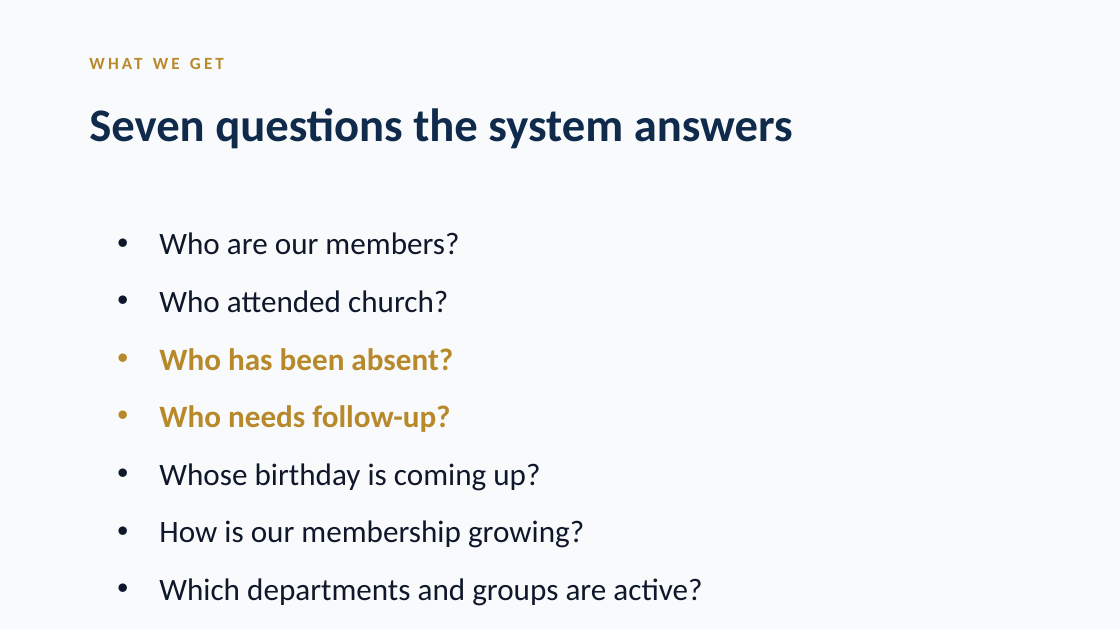
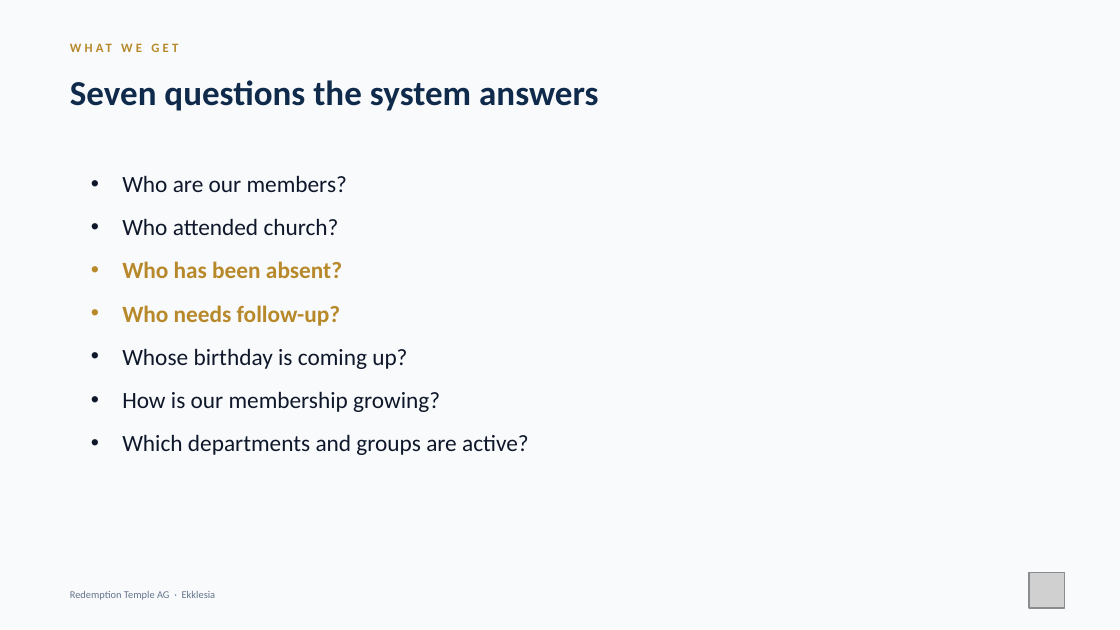
Before and after one commit to nhanhayhaw/ChurchCONNECT, a slide deck: slide 4 of docs/ChurchConnect-Leadership-Presentation.pptx. Drawn at 1120x630 pixels with LibreOffice and Linux fonts; fonts in the diff are those of the drawing; grey boxes stand for pictures; background and template pictures are left out. Boxes give left, top, right and bottom in pixels: in the first picture for what was removed or moved away, otherwise in the second. Text is boxed around its words. In the diff, an @@ line names an element or a change of style, - is before the commit and + after.

```diff
--- a/docs/ChurchConnect-Leadership-Presentation.pptx
+++ b/docs/ChurchConnect-Leadership-Presentation.pptx
@@ text "WHAT WE GET" moved from (x1=78, y1=47, x2=1120, y2=78) to (x1=59, y1=36, x2=1060, y2=59) @@
@@ text "WHAT WE GET" at (x1=59, y1=36, x2=1060, y2=59): size 11 to 8.2 pt @@
@@ text "Seven questions the system answers" moved from (x1=89, y1=108, x2=793, y2=149) to (x1=70, y1=80, x2=598, y2=111) @@
@@ text "Seven questions the system answers" at (x1=70, y1=80, x2=598, y2=111): size 30 to 22.5 pt @@
@@ text "Who are our members?" moved from (x1=159, y1=232, x2=702, y2=606) to (x1=122, y1=175, x2=529, y2=455) @@
@@ text "Who are our members?" at (x1=122, y1=175, x2=529, y2=455): size 20 to 15 pt; indent changed; less space between paragraphs @@
@@ text added at (x1=70, y1=591, x2=216, y2=600), 6.8 pt, text #64748B @@
+Redemption Temple AG · Ekklesia
@@ picture added at (x1=1029, y1=573, x2=1065, y2=609) @@
```
Also in this commit, not shown: 21 other slides changed, 31 other files.
